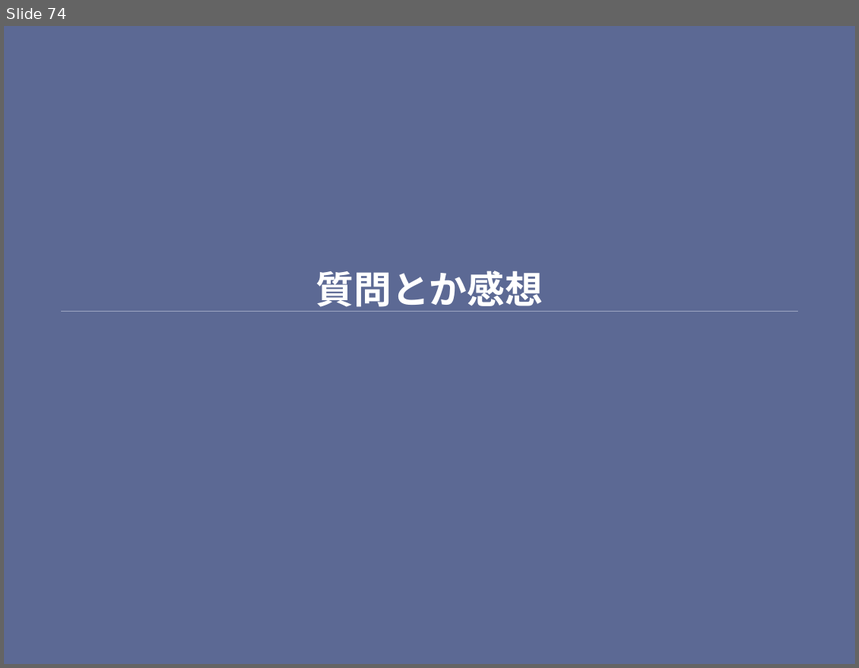
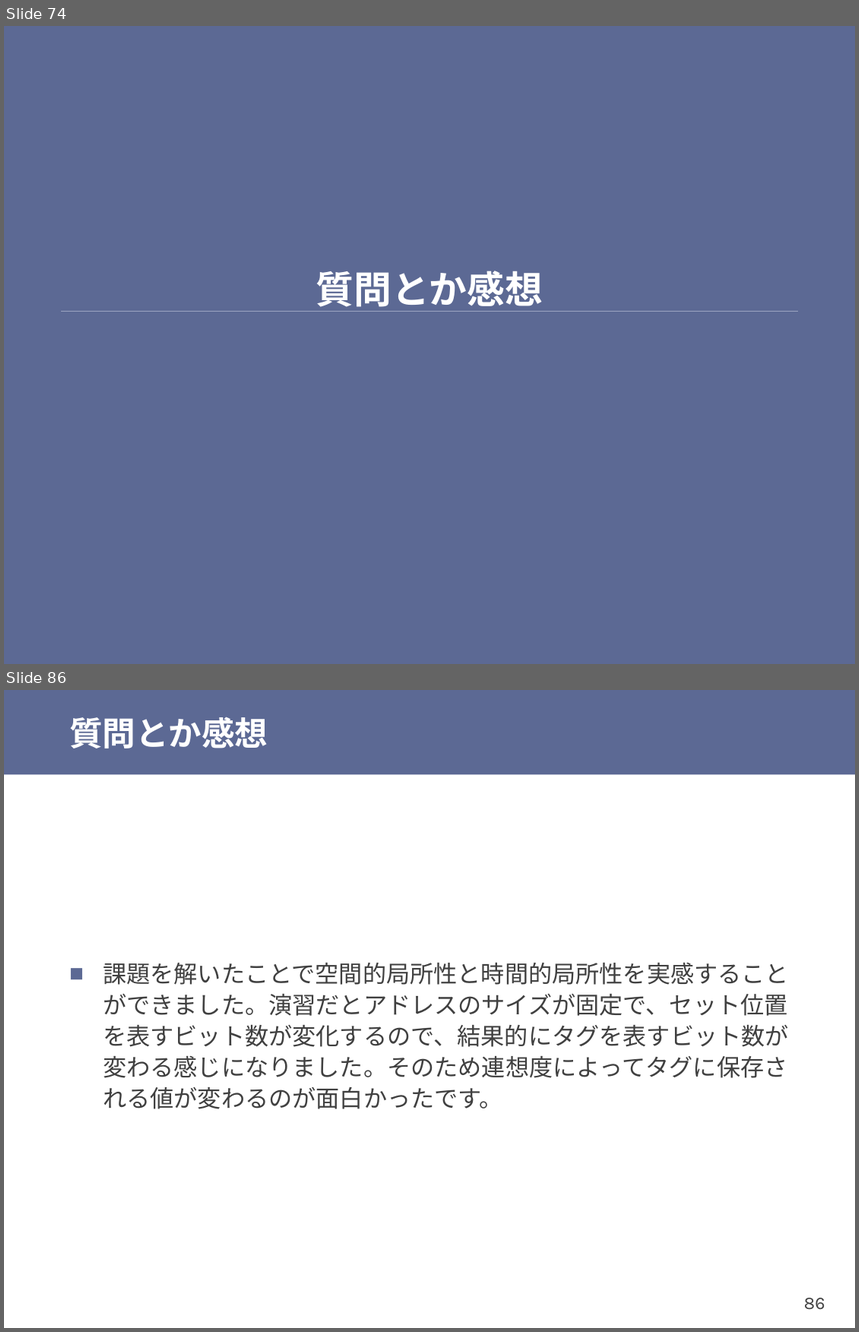
Before and after one commit to shioyadan/otya-computer-architecture-i, a slide deck: cai-shioya-11.pptx. Shown one above the other, each under a label of ours: slide 74 before the commit, slides 74 and 86 after it; the slides between them are not shown. The pictures are 859x668 and 859x1332 pixels, drawn with LibreOffice and Linux fonts; fonts in the diff are those of the drawing. Boxes give left, top, right and bottom in pixels: in the first picture for what was removed or moved away, otherwise in the second. Text is boxed around its words. In the diff, an @@ line names an element or a change of style, - is before the commit and + after.

```diff
--- a/cai-shioya-11.pptx
+++ b/cai-shioya-11.pptx
@@ slide 86 added at (x1=4, y1=690, x2=855, y2=1328), background #FFFFFF @@
@@ rectangle added at (x1=4, y1=690, x2=855, y2=774), fill #5C6994 @@
@@ title added at (x1=69, y1=717, x2=268, y2=749), 28 pt, text #FFFFFF, bold @@
+質問とか感想
@@ text added at (x1=103, y1=963, x2=789, y2=1110), 20 pt, text #404040 @@
+■ 課題を解いたことで空間的局所性と時間的局所性を実感することができました。演習だとアドレスのサイズが固定で、セット位置を表すビット数が変化するので、結果的にタグを表すビット数が変わる感じになりました。そのため連想度によってタグに保存される値が変わるのが面白かったです。
@@ page number added at (x1=804, y1=1298, x2=826, y2=1310), 15 pt, text #404040 @@
+86
```
Also in this commit, not shown: 3 slides changed, 16 other slides added, 1 other file.
